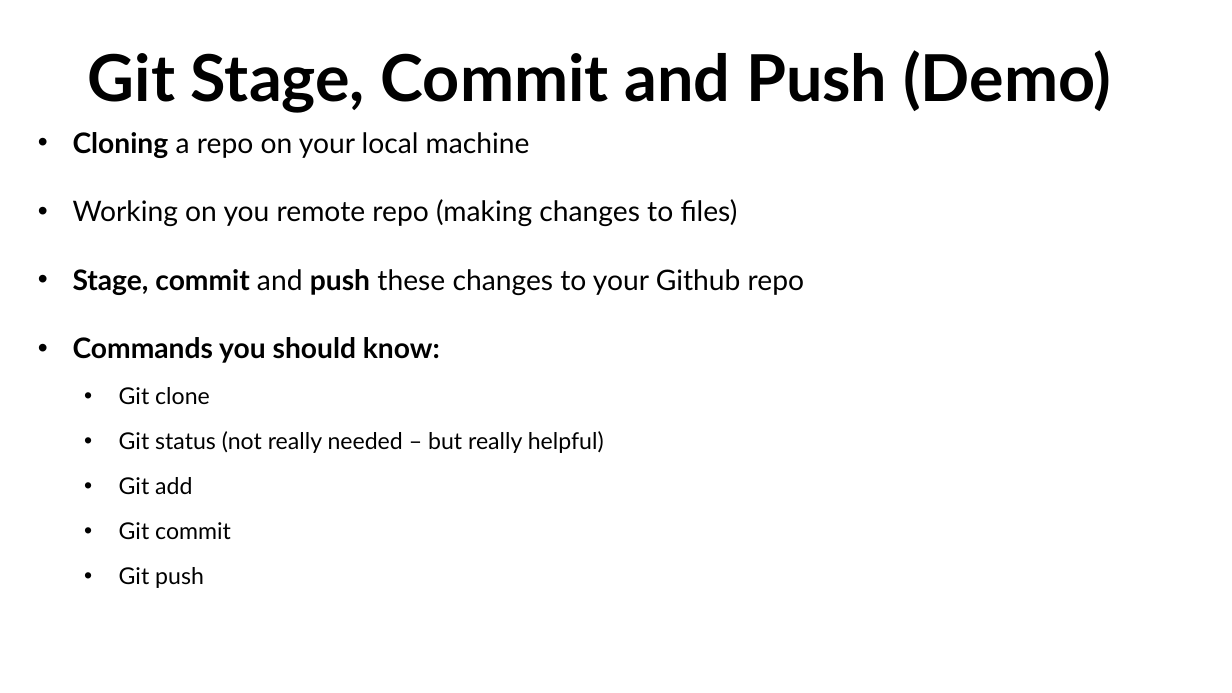
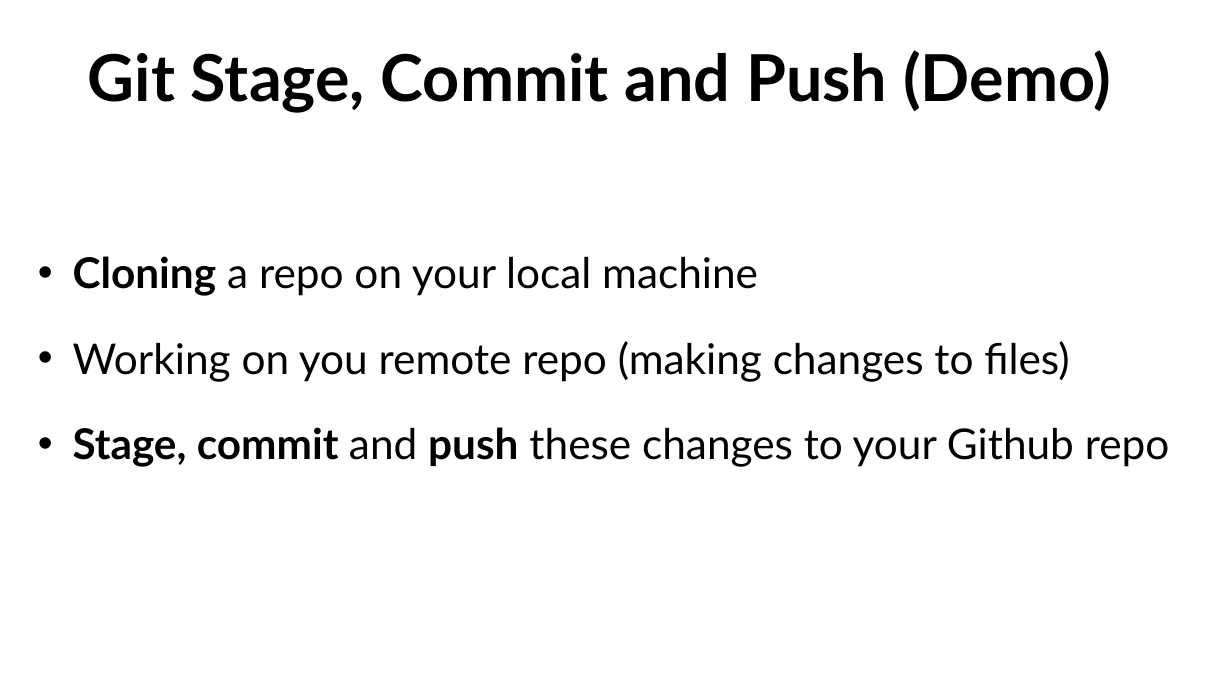
Before and after one commit to COGS108/Section-Fa20, a slide deck: slide 7 of disc02/disc02.pptx. Drawn at 1232x693 pixels with LibreOffice and Linux fonts; fonts in the diff are those of the drawing. Boxes give left, top, right and bottom in pixels: in the first picture for what was removed or moved away, otherwise in the second. Text is boxed around its words. In the diff, an @@ line names an element or a change of style, - is before the commit and + after.

```diff
--- a/disc02/disc02.pptx
+++ b/disc02/disc02.pptx
@@ text "Cloning a repo on your ...": place and size @@
-text "Cloning a repo on your ..." at box(73, 132, 804, 588)
+text "Cloning a repo on your ..." at box(73, 256, 1170, 467)
@@ text "Cloning a repo on your ..." at box(73, 256, 1170, 467): size 44 to 66 pt @@
@@ text at box(73, 337, 604, 588): paragraphs removed @@
-• Commands you should know:
-  • Git clone
-  • Git status (not really needed – but really helpful)
-  • Git add
-  • Git commit
-  • Git push
```
Also in this commit, not shown: 4 other slides changed, 1 other file.
